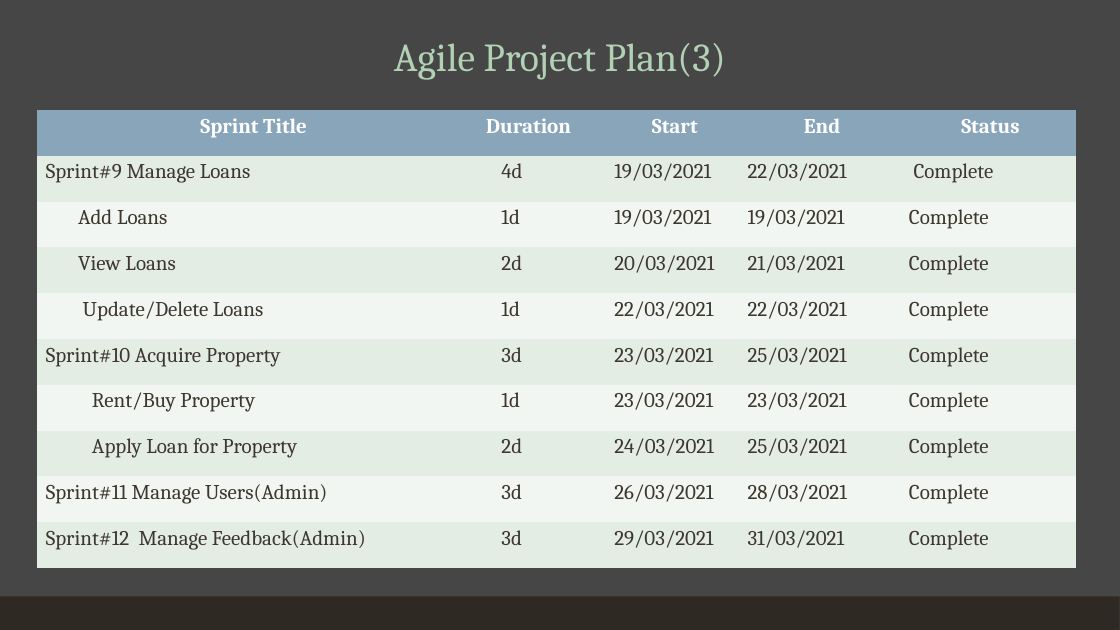
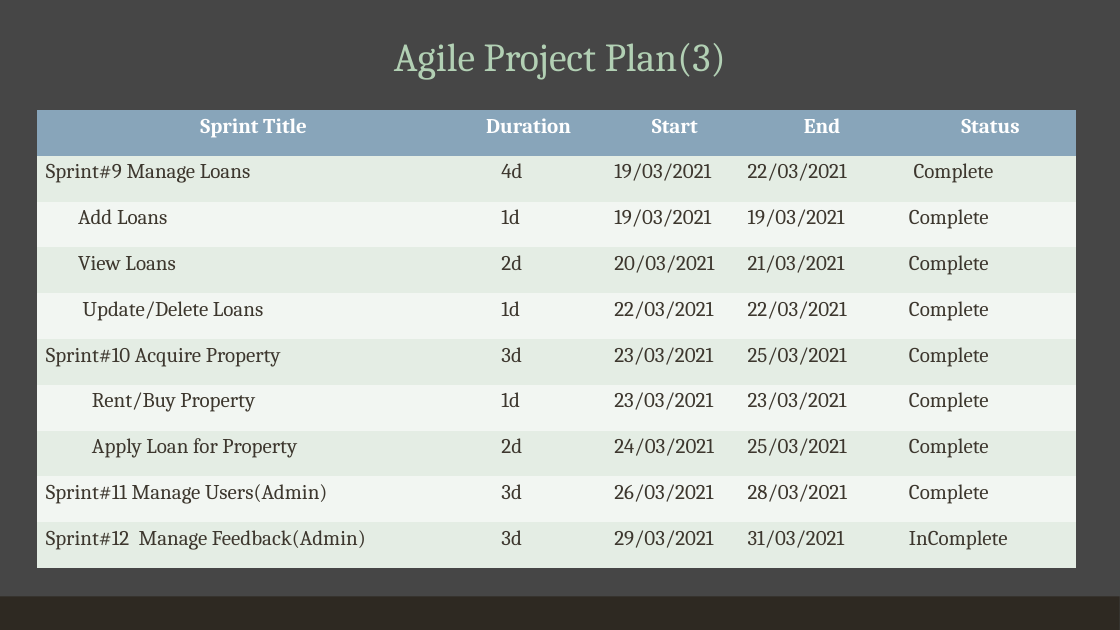
Before and after one commit to Sud98-dey/Laravel, a slide deck: slide 29 of UML/REMA.pptx (slide 27 before the commit). Drawn at 1120x630 pixels with LibreOffice and Linux fonts; fonts in the diff are those of the drawing. Boxes give left, top, right and bottom in pixels: in the first picture for what was removed or moved away, otherwise in the second. Text is boxed around its words. In the diff, an @@ line names an element or a change of style, - is before the commit and + after.

```diff
--- a/UML/REMA.pptx
+++ b/UML/REMA.pptx
@@ table at bbox=[38, 110, 1077, 568] @@
-row 10, column 5: Complete
+row 10, column 5: InComplete
```
Also in this commit, not shown: 1 other slide changed, 3 slides added, 8 other files.
